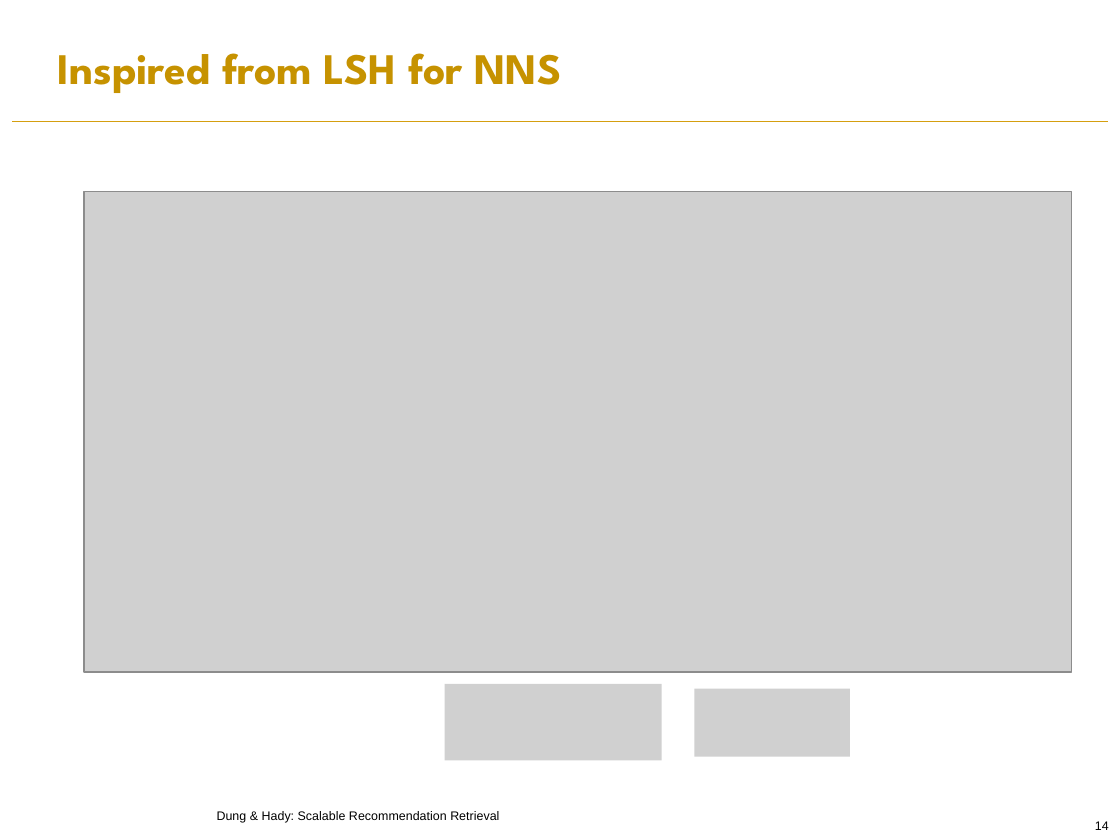
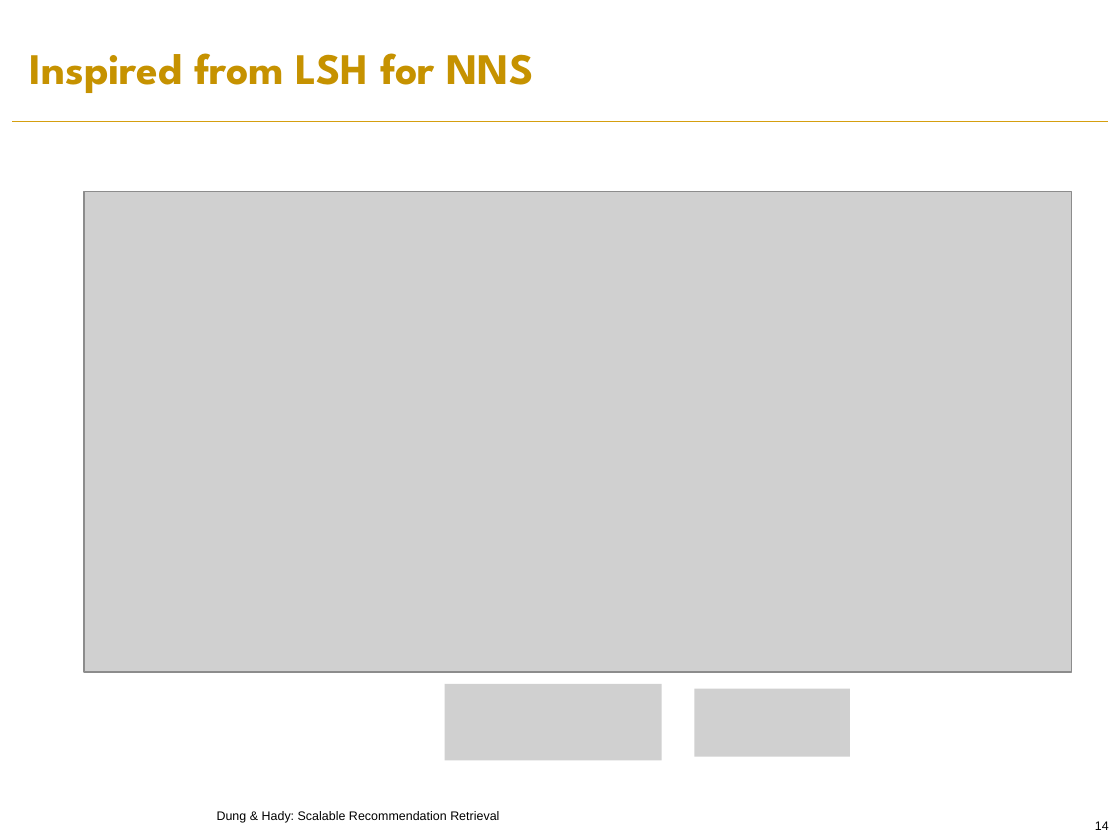
Before and after one commit to PreferredAI/recommendation-retrieval, a slide deck: slide 14 of slides/aaai19-tutorial.pptx. Drawn at 1120x840 pixels with LibreOffice and Linux fonts; fonts in the diff are those of the drawing; grey boxes stand for pictures; background and template pictures are left out. Boxes give left, top, right and bottom in pixels: in the first picture for what was removed or moved away, otherwise in the second. Text is boxed around its words. In the diff, an @@ line names an element or a change of style, - is before the commit and + after.

```diff
--- a/slides/aaai19-tutorial.pptx
+++ b/slides/aaai19-tutorial.pptx
@@ title "Inspired from LSH for NNS": place and size @@
-title "Inspired from LSH for NNS" at [58, 53, 561, 93]
+title "Inspired from LSH for NNS" at [30, 53, 533, 93]
```
Also in this commit, not shown: 4 other slides changed.
